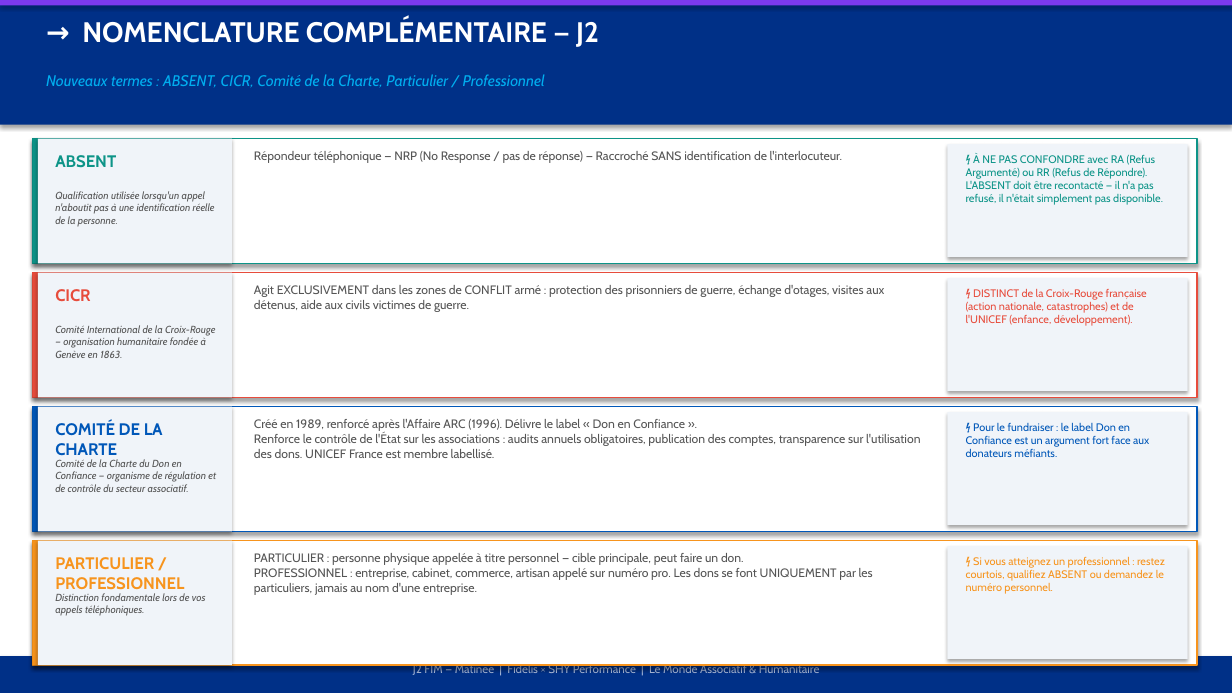
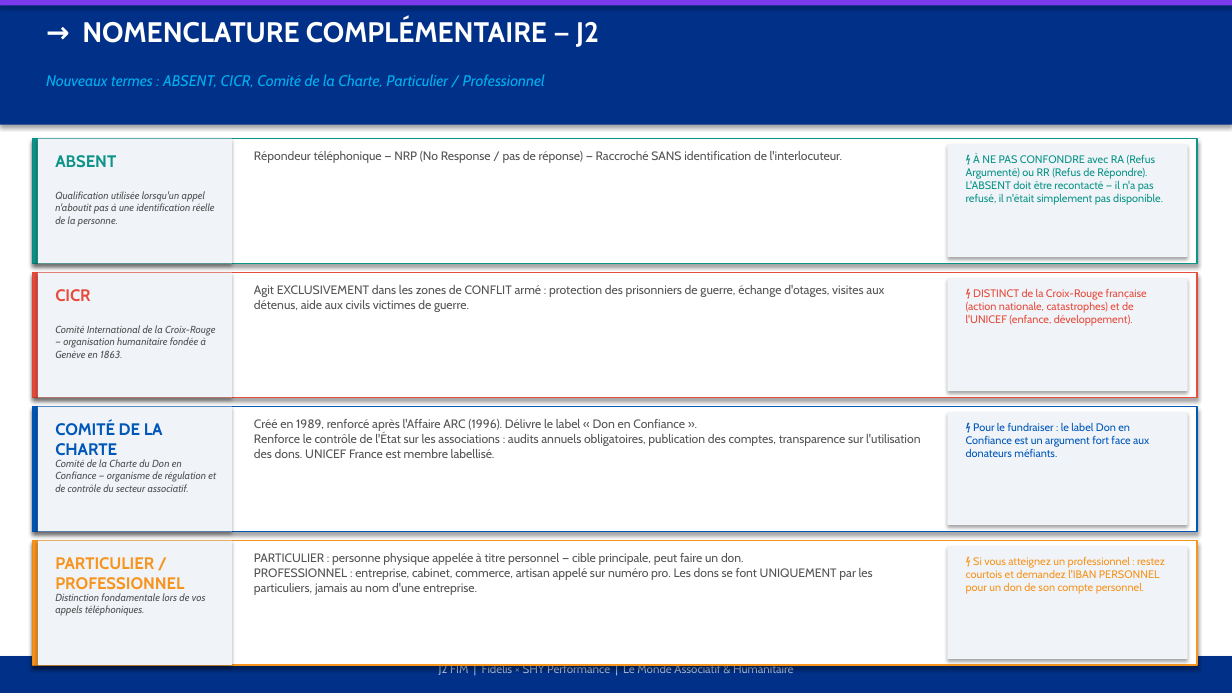
Before and after one commit to madsenfatou-code/fatou, a slide deck: slide 15 of J2_Matin_Formation_Fidelis.pptx. Drawn at 1232x693 pixels with LibreOffice and Linux fonts; fonts in the diff are those of the drawing. Boxes give left, top, right and bottom in pixels: in the first picture for what was removed or moved away, otherwise in the second. Text is boxed around its words. In the diff, an @@ line names an element or a change of style, - is before the commit and + after.

```diff
--- a/J2_Matin_Formation_Fidelis.pptx
+++ b/J2_Matin_Formation_Fidelis.pptx
@@ text at (x1=966, y1=557, x2=1165, y2=594): text changed @@
-⚡ Si vous atteignez un professionnel : restez courtois, qualifiez ABSENT ou demandez le numéro personnel.
+⚡ Si vous atteignez un professionnel : restez courtois et demandez l'IBAN PERSONNEL pour un don de son compte personnel.
@@ text at (x1=439, y1=664, x2=794, y2=675): text changed @@
-J2 FIM — Matinée | Fidelis × SHY Performance | Le Monde Associatif & Humanitaire
+J2 FIM | Fidelis × SHY Performance | Le Monde Associatif & Humanitaire
```
Also in this commit, not shown: 14 other slides changed, 3 slides added, 3 other files.
